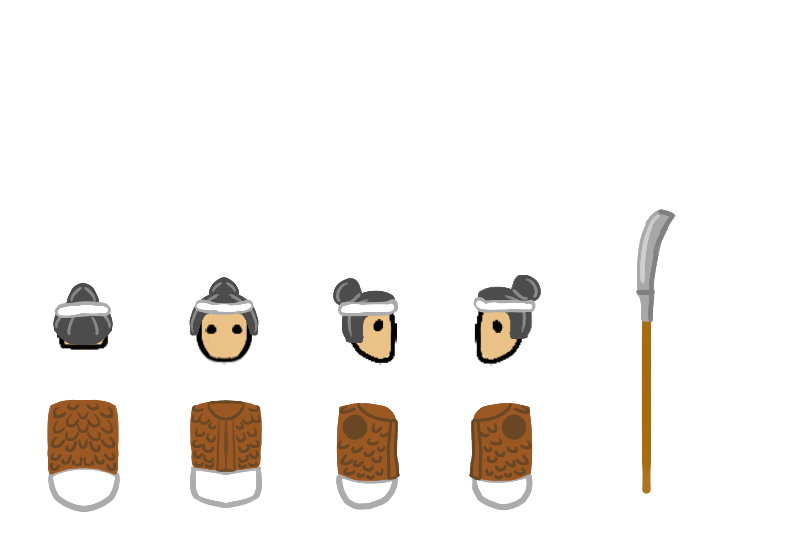
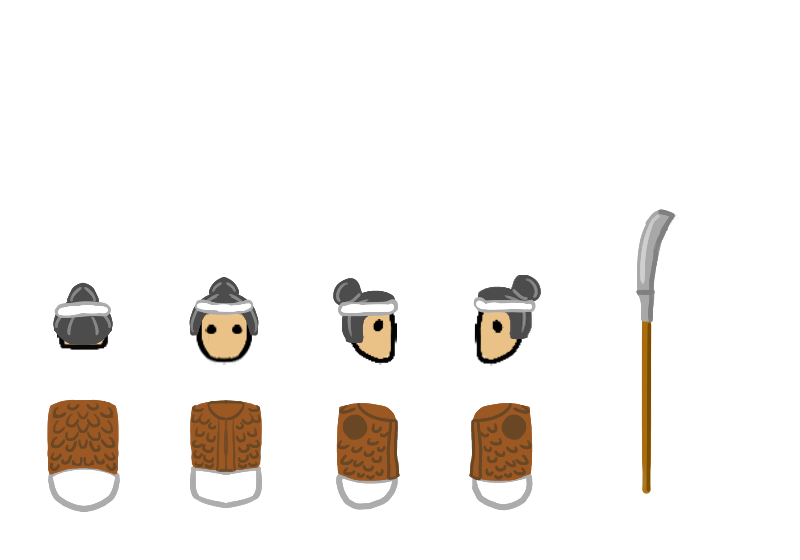
Layered file, before and after one edit (800 x 560). Changes by layer:
painted on "rattan spear" over [646, 322, 652, 492]
painted on "top clothes" (1st of 2, in "k'inh human male villager" › "body" › "right sided") over [646, 322, 652, 492]
painted on "top clothes" (2nd of 2, in "k'inh human male villager" › "body") over [646, 322, 652, 492]
